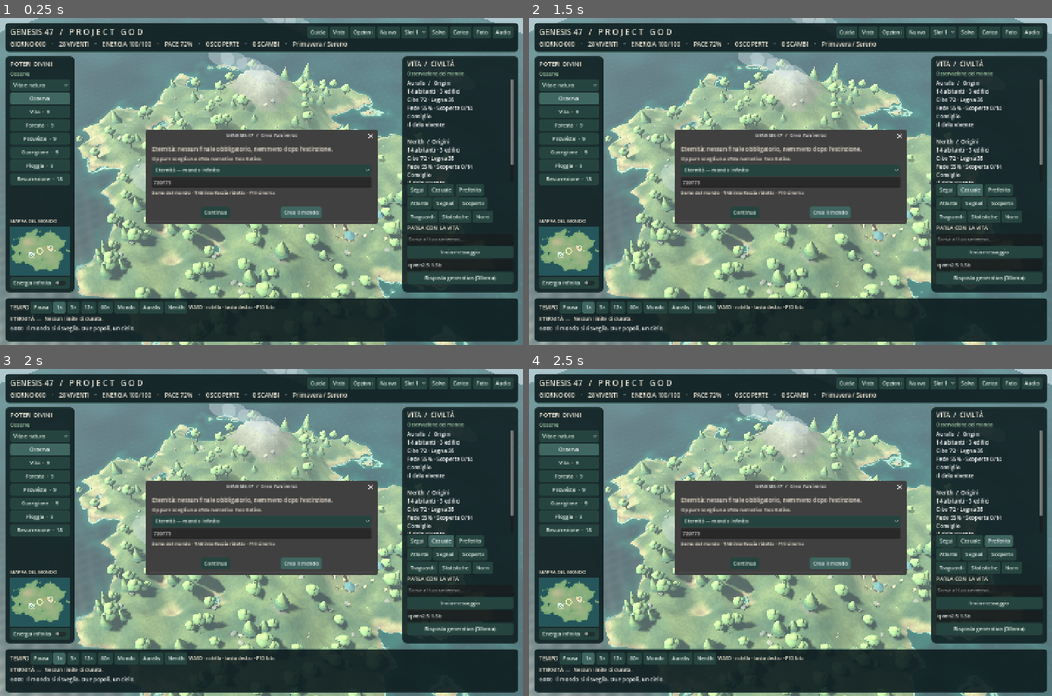
Above: before the commit, frames 1-4 (two rows, left to right).
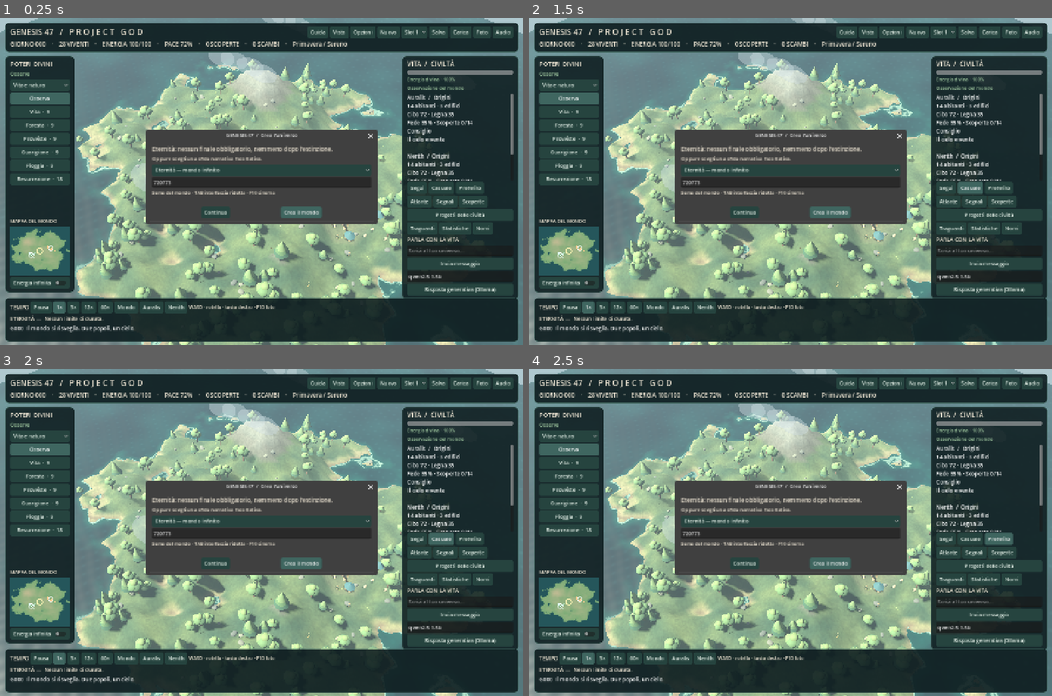
Above: after the commit, the same moments.

Repository: kekko98kekko-dev/GENESIS-47
Game: Godot game, scene res://main.tscn
Two runs of this game, one before a commit and one after it. Both use one fixed random seed, a clock stepped at 60 frames per second and the inputs below.
Inputs:
- Up to frame 1 (0.25 s): no input
- Up to frame 2 (1.5 s): click "Osserva" at 0.5 s; click "Casuale" at 1.25 s
- Up to frame 3 (2 s): no input
- Up to frame 4 (2.5 s): click "Preferito" at 2 s

The runs differ from the first frame. In frame 1, 5.8% of the frame differs, in the area x 65-100%, y 16-86%; in frame 2, 5.8%; in frame 3, 5.8%; in frame 4, 5.8%.

Commit message:
Add recurring civic works, tangible long-term progression, animated landmarks and readable stats

Diff:
--- a/project.godot
+++ b/project.godot
@@ -1,7 +1,7 @@
 config_version=5
 [application]
 config/name="GENESIS 47 — Project GOD"
-config/version="1.2.0"
+config/version="1.3.0"
 run/main_scene="res://main.tscn"
 config/features=PackedStringArray("4.4", "GL Compatibility")
 config/icon="res://icon.svg"
--- a/scripts/sim.gd
+++ b/scripts/sim.gd
@@ -30,6 +30,10 @@
 var autonomous_decisions=0
 var extinction_noted=false
 var legacy_cycles=0
+var total_deaths=0
+var total_births=0
+var projects_completed=0
+const PROJECT_NAMES=["Granai comunitari","Accademia delle scienze","Giardino della salute","Ambasciata","Osservatorio del cielo","Monumento della memoria"]
 func start(s:int,m:int):
  seed_value=s
  mode=m
@@ -55,10 +59,13 @@
  autonomous_decisions=0
  extinction_noted=false
  legacy_cycles=0
+ total_deaths=0
+ total_births=0
+ projects_completed=0
  weather_name="Sereno"
  season="Primavera"
  for i in range(2):
-  villages.append({"food":72.0 if m!=3 else 26.0,"wood":35.0,"knowledge":0.0,"faith":55.0,"era":0,"houses":3,"government":"Consiglio","belief":"Il cielo vivente","tech":0})
+  villages.append({"food":72.0 if m!=3 else 26.0,"wood":35.0,"knowledge":0.0,"faith":55.0,"era":0,"houses":3,"government":"Consiglio","belief":"Il cielo vivente","tech":0,"project":-1,"progress":0.0,"completed":0,"bonuses":[0,0,0,0,0,0]})
   for j in range(14):
    birth(i,[])
  log_event("Il mondo si risveglia. Due popoli, un cielo.")
@@ -74,6 +81,7 @@
  var a={"id":next_id,"name":NAMES[rng.randi_range(0,NAMES.size()-1)]+" "+str(next_id),"clan":c,"age":0.0 if ids.size()= …(355 unchanged characters)…
  next_id+=1
  people.append(a)
+ total_births+=1
  if extinction_noted:
   extinction_noted=false
   log_event("Una nuova scintilla: la vita ritorna.")
@@ -98,7 +106,9 @@
    remember(b,"Ho perso "+a.name+".")
    if b.partner==a.id:b.partner=-1
    if b.friend==a.id:b.friend=-1
- dead.append({"id":a.id,"name":a.name,"gen":a.gen,"day":day,"reason":why})
+ total_deaths+=1
+ dead.append({"id":a.id,"name":a.name,"gen":a.gen,"day":day,"reason":why,"clan":a.clan,"parents":a.parents.duplicate()})
+ if dead.size()>3000:dead.pop_front()
  changes.append({"kind":"death","id":a.id})
  people.erase(a)
 func count(c:int)->int:
@@ -119,13 +129,14 @@
   if n==0:continue
   var weather=.58 if mode==3 and day<60 else 1.0
   weather*=.68 if weather_name=="Siccità" else (1.12 if weather_name=="Pioggia" else .89 if season=="Inverno" else 1.0)
-  var productivity=1.20+float(v.era)*.15
+  var productivity=1.20+float(v.era)*.15+minf(.22,float(v.bonuses[0])*.025)
   v.food=clampf(v.food+n*(productivity*weather-.96),0,850)
   v.wood=minf(400,v.wood+n*.16)
   var thinkers=0.0
   for a in people:
    if a.clan==i:thinkers+=float(a.genes[0])
-  v.knowledge+=thinkers*.23
+  v.knowledge+=thinkers*(.23+minf(.10,float(v.bonuses[1])*.01))
+  if v.era>=2:advance_project(i,n)
   var unlocked=mini(14,int(v.knowledge/23.0))
   while v.tech<unlocked:
    discoveries.append({"clan":i,"day":day,"name":TECH[v.tech]})
@@ -171,7 +182,7 @@
    v.government="Consiglio di emergenza"
    log_event(CLANs_name(i)+" cambia governo per la crisi.")
  if counts[0]>0 and counts[1]>0:
-  peace=clampf(peace+rng.randf_range(-2,2)+(.4 if villages[0].food>20 and villages[1].food>20 else -.6),0,100)
+  peace=clampf(peace+rng.randf_range(-2,2)+(.4 if villages[0].food>20 and villages[1].food>20 else -.6)+minf(.25,float(villages[0].bonuses[3]+villages[1].bonuses[3])*.015),0,100)
   var new_relation="Guerra" if peace<25 else ("Alleanza" if peace>=80 else "Tregua" if peace>=45 else "Tensione")
   if new_relation!=diplomacy_state:
    diplomacy_state=new_relation
@@ -193,7 +204,7 @@
   var v=villages[a.clan]
   a.age+=.22
   a.hunger=clampf(a.hunger+(8 if v.food<counts[a.clan]*.38 else -6),0,100)
-  a.health=clampf(a.health+(1.4 if a.hunger<40 else -2.7)-(1.5 if a.age>65 else 0),0,100)
+  a.health=clampf(a.health+(1.4 if a.hunger<40 else -2.7)-(1.5 if a.age>65 else 0)+minf(.25,float(v.bonuses[2])*.035),0,100)
   a.mood=clampf(a.mood+(1 if a.health>70 and a.hunger<35 else -2),0,100)
   if day%19==0 and rng.randf()<.045:a.sick=6
   if int(a.get("sick",0))>0:
@@ -232,6 +243,12 @@
  if day%60==0 and not people.is_empty() and mode==0 and villages.any(func(v):return v.era>=6):
   legacy_cycles+=1
   var theme=["Una nuova filosofia","Una scuola di astronomia","Un nuovo patto sociale","Una ricerca sull’origine della vita"][legacy_cycles%4]
+  for v in villages:
+   if v.era>=6:
+    if legacy_cycles%4==0:v.knowledge+=12
+    elif legacy_cycles%4==1:v.food=maxf(0,v.food-18)
+    elif legacy_cycles%4==2:peace=minf(100,peace+3)
+    else:v.faith=clampf(v.faith-2,0,100)
   log_event("Ciclo del futuro %d · %s"%[legacy_cycles,theme])
  if ended!="":award("Un destino scritto")
  if people.size()>=60:award("Un mondo vivo")
@@ -278,7 +295,7 @@
   if s.id==a.id:s.answered=true
  log_event(a.name+": «"+response+"»")
 func export_state()->Dictionary:
- return {"version":2,"seed":seed_value,"day":day,"mode":mode …(432 unchanged characters)… tion_noted,"legacy_cycles":legacy_cycles}
+ return {"version":2,"seed":seed_value,"day":day,"mode":mode …(432 unchanged characters)… tion_noted,"legacy_cycles":legacy_cycles,"total_deaths":total_deaths,"total_births":total_births,"projects_completed":projects_completed}
 func import_state(d:Dictionary)->bool:
  if d.get("version",0)!=2 or not d.get("people") is Array or not d.get("villages") is Array or d.villages.size()!=2:return false
  for key in ["seed","day","mode","energy","peace","next_id","ended","dead","events","discoveries","signals","trades","miracles","rng"]:
@@ -318,6 +335,9 @@
  autonomous_decisions=int(d.get("autonomous_decisions",0))
  extinction_noted=bool(d.get("extinction_noted",false))
  legacy_cycles=int(d.get("legacy_cycles",0))
+ total_deaths=int(d.get("total_deaths",dead.size()))
+ total_births=int(d.get("total_births",next_id-1))
+ projects_completed=int(d.get("projects_completed",0))
  if mode==0:ended=""
  rng.seed=seed_value
  rng.state=int(str(d.rng))
@@ -331,6 +351,12 @@
   a["intention_until"]=int(a.get("intention_until",0))
  for v in villages:
   for key in ["era","houses","tech"]:v[key]=int(v[key])
+  v["project"]=clampi(int(v.get("project",-1)),-1,5)
+  v["progress"]=clampf(float(v.get("progress",0)),0,100)
+  v["completed"]=maxi(0,int(v.get("completed",0)))
+  v["bonuses"]=v.get("bonuses",[0,0,0,0,0,0])
+  if not v.bonuses is Array or v.bonuses.size()!=6:v.bonuses=[0,0,0,0,0,0]
+  for i in range(6):v.bonuses[i]=maxi(0,int(v.bonuses[i]))
  return true
 
 func answer_signal(index:int,choice:int)->bool:
@@ -379,3 +405,38 @@
   advanced+=1
  if advanced>0:log_event("Durante la tua assenza sono trascorsi "+str(advanced)+" giorni.")
  return advanced
+
+func advance_project(clan:int,n:int):
+ var v=villages[clan]
+ if v.project<0:
+  if day%7!=0 or v.wood<12:return
+  var kind=0
+  if v.food<n*2:kind=0
+  elif v.era<4:kind=1+int(v.completed)%3
+  else:kind=int(v.completed)%6
+  v.project=kind
+  v.progress=0.0
+  v.wood-=12
+  log_event(CLANs_name(clan)+" avvia "+PROJECT_NAMES[kind]+".")
+ if v.food<n*.25:return
+ v.progress=minf(100,float(v.progress)+2.0+minf(5.0,n*.065))
+ if v.progress<100:return
+ var kind=int(v.project)
+ v.completed+=1
+ projects_completed+=1
+ v.bonuses[kind]+=1
+ match kind:
+  0:v.food=minf(850,v.food+45)
+  1:v.knowledge+=16
+  2:
+   for a in people:
+    if a.clan==clan:a.health=minf(100,a.health+8)
+  3:peace=minf(100,peace+6)
+  4:v.knowledge+=24
+  5:
+   for a in people:
+    if a.clan==clan:a.mood=minf(100,a.mood+8)
+ log_event(CLANs_name(clan)+" completa "+PROJECT_NAMES[kind]+".")
+ changes.append({"kind":"project","clan":clan})
+ v.project=-1
+ v.progress=0.0
--- a/scripts/world.gd
+++ b/scripts/world.gd
@@ -100,6 +100,12 @@
 var planted:Array=[]
 var snow_mesh:SphereMesh
 var rain_mesh:BoxMesh
+var civic_root:Node3D
+var civic_spinners:Array=[]
+var status_bar:ProgressBar
+var stats_bar:Label
+var day_label:Label
+var last_project_count=0
 var precipitation:CPUParticles3D
 var map_view:Control
 var activity_labels={}
@@ -448,7 +454,7 @@
  refresh()
 
 func reset_visuals():
- for n in [earth,sea,scenery,villages_root,people_root,animals_root,effects_root,cursor,roads_root,farms_root,hover_ring,ambient_root]:
+ for n in [earth,sea,scenery,villages_root,people_root,animals_root,effects_root,cursor,roads_root,farms_root,hover_ring,ambient_root,civic_root]:
   if is_instance_valid(n):
    remove_child(n)
    n.queue_free()
@@ -458,6 +464,7 @@
  activity_labels.clear()
  caravans.clear()
  clouds.clear()
+ civic_spinners.clear()
  farm_points=[[],[]]
  animals.clear()
  effects.clear()
@@ -478,13 +485,15 @@
  roads_root=Node3D.new()
  farms_root=Node3D.new()
  ambient_root=Node3D.new()
- for n in [scenery,villages_root,people_root,animals_root,effects_root,roads_root,farms_root,ambient_root]:add_child(n)
+ civic_root=Node3D.new()
+ for n in [scenery,villages_root,people_root,animals_root,effects_root,roads_root,farms_root,ambient_root,civic_root]:add_child(n)
  create_clouds()
  for i in range(2):
   make_hub(i)
   sync_houses(i)
  rebuild_roads()
  rebuild_farms()
+ rebuild_civic()
  for i in range(350):
   var p=ground(rng.randf_range(-45,45),rng.randf_range(-42,42))
   if p.y>SEA+.85 and p.y<8.5 and far_village(p,9):
@@ -743,15 +752,19 @@
     sync_houses(int(e.clan))
     rebuild_farms()
    "trade":spawn_caravan(int(e.clan))
+   "project":rebuild_civic()
  sim.changes.clear()
 
 func step_day():
  var old_tech=sim.discoveries.size()
+ var previous_projects=sim.projects_completed
  sim.daily()
  apply_changes()
  if sim.discoveries.size()>old_tech:
   var last=sim.discoveries.back()
   notify_event("NUOVA SCOPERTA",Sim.CLANS[last.clan]+" · "+last.name)
+ elif sim.projects_completed>previous_projects:
+  notify_event("NUOVA OPERA CIVILE",sim.events[0])
  elif sim.day%25==0 and not sim.signals.is_empty():
   notify_event("SEGNALE DAL MONDO",str(sim.signals[0].text))
  if sim.ended!="" and show_ending:
@@ -888,6 +901,8 @@
   precipitation.emitting=sim.weather_name in ["Pioggia","Neve"] and speed>0 and distance<65
  update_caravans(delta)
  update_clouds(delta)
+ for rotor in civic_spinners:
+  if is_instance_valid(rotor):rotor.rotation.y+=delta*.38
  if is_instance_valid(hover_ring):
   hover_ring.visible=false
   if power!="Osserva" and not photo_mode and (get_viewport().gui_get_hovered_control()==null or get_viewport().gui_get_hovered_control()==hud):
@@ -1043,7 +1058,7 @@
  if deformation.size()>=48:deformation.pop_front()
  deformation.append({"x":p.x,"z":p.z,"h":amount,"r":r})
  make_terrain()
- for collection in [scenery,villages_root,people_root,animals_root]:
+ for collection in [scenery,villages_root,people_root,animals_root,civic_root,farms_root]:
   for n in collection.get_children():
    if n is Node3D:n.position.y=height_at(n.position.x,n.position.z)
  for i in range(centers.size()):centers[i]=ground(centers[i].x,centers[i].z)
@@ -1282,9 +1297,16 @@
  var rv=VBoxContainer.new()
  right.add_child(rv)
  text_label(rv,"VITA  /  CIVILTÀ",18)
+ status_bar=ProgressBar.new()
+ status_bar.custom_minimum_size.y=12
+ status_bar.show_percentage=false
+ status_bar.max_value=100
+ rv.add_child(status_bar)
+ stats_bar=text_label(rv,"",13)
+ stats_bar.modulate=Color("a7d9bc")
  selected_status=text_label(rv,"Osservazione del mondo",13)
  selected_status.modulate=Color("a7d9bc")
- details=rich(rv,285)
+ details=rich(rv,240)
  var line=HBoxContainer.new()
  rv.add_child(line)
  button(line,"Segui",func():
@@ -1306,6 +1328,7 @@
  button(line2,"Atlante",show_atlas)
  signals_button=button(line2,"Segnali",show_signals)
  button(line2,"Scoperte",show_tech)
+ button(rv,"Progetti delle civiltà",show_projects)
  var extra=HBoxContainer.new()
  rv.add_child(extra)
  button(extra,"Traguardi",show_achievements)
@@ -1374,14 +1397,18 @@
   signals_button.text="Segnali "+str(pending) if pending>0 else "Segnali"
  var a=sim.find(selected)
  if selected_status!=null:selected_status.text="Osservazione del mondo" if a.is_empty() else str(a.get("activity","Esplora"))+" · "+("Malato" if int(a.get("sick",0))>0 else "In salute")
+ if status_bar!=null:
+  status_bar.value=sim.energy if a.is_empty() else float(a.health)
+  stats_bar.text="Energia divina · %d%%"%int(sim.energy) if a.is_empty() else "Salute · %d%%"%int(a.health)
  if a.is_empty():
   var lines=[]
   for i in range(2):
    var v=sim.villages[i]
    lines.append("%s  /  %s\n%d abitanti · %d edifici\nCibo %d · Legna %d\nFede %d%% · Scoperte %d/14\n%s\n%s"%[Sim.CLANS[i],Sim.ERAS[v.era],sim.count(i),v.houses,int(v.food),int(v.wood),int(v.faith),v.tech,v.government,v.belief])
+   if int(v.project)>=0:lines.append("→ "+Sim.PROJECT_NAMES[int(v.project)]+" · "+str(int(v.progress))+"%")
   details.text="\n\n".join(lines)+"\n\nClicca una creatura per conoscerla."
  else:
-  details.text=("%s%s\n%s · %s\nEtà %d · Generazione %d\nSal …(266 unchanged characters)… int(a.genes[0]*100),int(a.genes[1]*100),str(a.parents),str(a.partner),a.goal,"\n".join(a.memories)])
+  details.text=("%s%s\n%s · %s\nEtà %d · Generazione %d\nSal …(266 unchanged characters)… int(a.genes[0]*100),int(a.genes[1]*100),family_names(a.parents),family_names([a.partner]),a.goal,"\n".join(a.memories)])
  objective.text=["ETERNITÀ  —  Nessun limite di durata.","ALLEANZA  —  Giorno 90 · pace 70% · entrambi i popoli nell'era Regni.","OLTRE IL CIELO  —  Giorno 100 · era Contatto.","ULTIMA SCINTILLA  —  Giorno 120 · almeno 24 sopravvissuti."][sim.mode]
  if not a.is_empty() and int(a.get("intention_until",0))>sim.day:details.text+="\n\nINTENZIONE AI: "+str(a.get("intention",""))+" · fino al giorno "+str(a.intention_until)
  if sim.mode==0:
@@ -1716,7 +1743,10 @@
  var eternal=Sim.new()
  eternal.start(47,0)
  for i in range(3000):eternal.daily()
- if eternal.ended!="" or eternal.day!=3000:failed=true
+ if eternal.ended!="" or eternal.day!=3000 or eternal.projects_completed<5:failed=true
+ var eternal_copy=Sim.new()
+ if not eternal_copy.import_state(JSON.parse_string(JSON.stringify(eternal.export_state()))) or eternal_copy.projects_completed!=eternal.projects_completed:failed=true
+ print("PROJECT_TEST completed=",eternal.projects_completed," births=",eternal.total_births," deaths=",eternal.total_deaths)
  for inhabitant in eternal.people.duplicate():eternal.die(inhabitant,"test")
  for i in range(10):eternal.daily()
  if eternal.ended!="" or eternal.day!=3010 or not eternal.people.is_empty():failed=true
@@ -1810,7 +1840,7 @@
  lines.append("\n60 abitanti · 5 scambi · 14 scoperte · 10 poteri · 4 generazioni")
  open_dialog("TRAGUARDI","\n\n".join(lines))
 func show_history():
- var lines=["GIORNO        POPOLAZIONE        PACE"]
+ var lines=["NATI: %d   ·   DEFUNTI: %d   ·   OPERE: %d"%[sim.total_births,sim.total_deaths,sim.projects_completed],"","GIORNO        POPOLAZIONE        PACE"]
  for row in sim.history.slice(maxi(0,sim.history.size()-30)):
   lines.append("%03d                   %03d                  %d%%"%[int(row.day),int(row.population),int(row.peace)])
  open_dialog("STORIA DEL MONDO","\n".join(lines))
@@ -1829,7 +1859,7 @@
    var q=house_location(i,j)
    var dir=Vector2(q.x-p.x,q.z-p.z)
    if dir.length()<1:continue
-   var perpendicular=dir.normalized().orthogonal()*.38
+   var perpendicular=dir.normalized().orthogonal()*.28
    var segments=maxi(3,ceili(dir.length()/0.7))
    for k in range(segments):
     var a=p.lerp(q,float(k)/segments)
@@ -2112,3 +2142,70 @@
   ai_busy=true
   ai_is_autonomous=true
   if ai_button!=null:ai_button.disabled=true
+
+func family_names(ids:Array)->String:
+ var names=[]
+ for id in ids:
+  if int(id)<0:continue
+  var a=sim.find(int(id))
+  if not a.is_empty():names.append(a.name)
+  else:
+   var found=false
+   for old in sim.dead:
+    if int(old.id)==int(id):
+     names.append(str(old.name)+" †")
+     found=true
+     break
+   if not found:names.append("#"+str(id))
+ return "—" if names.is_empty() else ", ".join(names)
+
+func show_projects():
+ var lines=["Le civiltà avviano opere autonomamente. Ogni opera richiede legna, tempo e cibo; gli effetti continuano dopo il completamento.",""]
+ for i in range(2):
+  var v=sim.villages[i]
+  lines.append(Sim.CLANS[i]+" · "+str(v.completed)+" opere completate")
+  lines.append("In corso: "+(Sim.PROJECT_NAMES[int(v.project)]+" — "+str(int(v.progress))+"%" if int(v.project)>=0 else "Nessuna"))
+  for j in range(6):
+   lines.append("  "+Sim.PROJECT_NAMES[j]+": "+str(v.bonuses[j]))
+  lines.append("")
+ open_dialog("OPERE DELLE CIVILTÀ","\n".join(lines))
+
+func rebuild_civic():
+ if not is_instance_valid(civic_root) or centers.size()!=2:return
+ for n in civic_root.get_children():
+  civic_root.remove_child(n)
+  n.queue_free()
+ civic_spinners.clear()
+ for i in range(2):
+  var v=sim.villages[i]
+  if int(v.completed)<=0:continue
+  var pos=land_near(centers[i].x+(2.9 if i==0 else -2.9),centers[i].z-3.0)
+  var plaza=Node3D.new()
+  civic_root.add_child(plaza)
+  plaza.position=pos
+  var trim=Color("73bab2") if i==0 else Color("dcac69")
+  cone(plaza,Color("9b9d93"),Vector3(0,.10,0),1.35,.2,1.35,12)
+  cone(plaza,Color("d3d0b8"),Vector3(0,.28,0),1.0,.18,1.0,12)
+  var h=1.6+minf(1.4,float(v.completed)*.10)
+  for j in range(4):
+   var angle=TAU*j/4
+   var foot=Vector3(cos(angle)*.65,0,sin(angle)*.65)
+   cone(plaza,Color("c3c9be"),foot+Vector3.UP*(h*.5+.4),.13,h,.10,8)
+   block(plaza,trim,foot+Vector3.UP*(h+.44),Vector3(.36,.12,.36))
+  var rotor=Node3D.new()
+  plaza.add_child(rotor)
+  rotor.position.y=h+.55
+  var r=TorusMesh.new()
+  r.inner_radius=.48
+  r.outer_radius=.57
+  var a=piece(rotor,r,trim,Vector3.ZERO,Vector3.ONE,.4)
+  a.rotation.x=PI/2
+  var b=piece(rotor,r,Color("f5dcb0"),Vector3.ZERO,Vector3.ONE*.82,.6)
+  b.rotation.z=.8
+  sphere(rotor,trim,Vector3.ZERO,Vector3.ONE*.42,.65)
+  civic_spinners.append(rotor)
+  if int(v.completed)>=4:
+   for j in range(6):
+    var angle=j*TAU/6
+    var offset=Vector3(cos(angle)*1.05,.36,sin(angle)*1.05)
+    sphere(plaza,trim,offset,Vector3.ONE*.15,.4)
